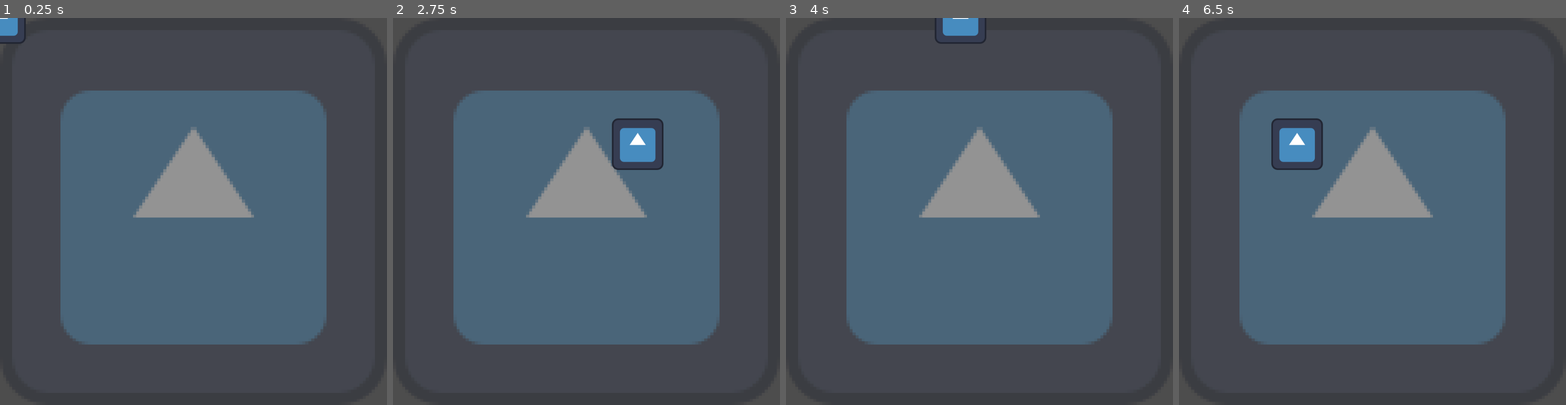
Above: before the commit, frames 1-4 (left to right).
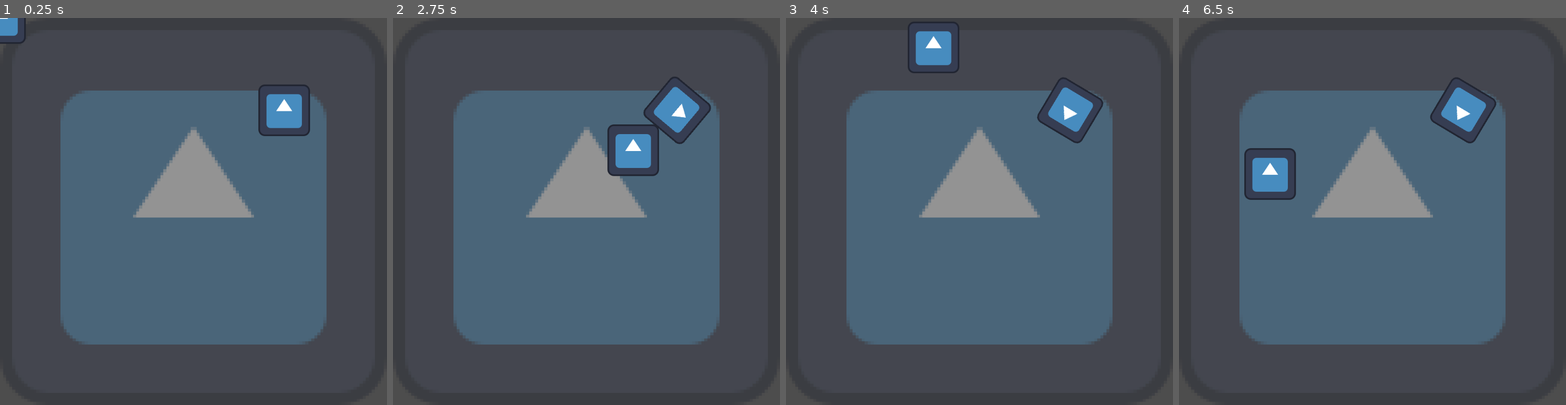
Above: after the commit, the same moments.

Repository: 4wardAerial/TextGame
Game: Godot game, scene res://scenes/main.tscn
Same seed, same stepped clock (60 frames per second), same inputs: the game is played once before the commit and once after it. The engine's default icon, where the game draws it, is replaced by a stand-in: a white triangle on a blue panel in a dark square.
Inputs:
- Up to frame 1 (0.25 s): no input
- Up to frame 2 (2.75 s): tap Enter at 0.5 s; hold D (right) 0.53-1.28 s; hold Space (space) 0.53-1.28 s; tap Shift (shift) at 0.6, 1.55, 2.1 s; hold S (down) 1.28-2.03 s; tap Space (space) at 1.35 s; hold D (right) from 2.03 s (still down); hold Space (space) from 2.03 s (still down)
- Up to frame 3 (4 s): release D (right) at 2.78 s; release Space (space) at 2.78 s; hold W (up) 2.78-3.53 s; tap Space (space) at 2.85 s; tap Shift (shift) at 3.05, 3.6 s; hold A (left) from 3.53 s (still down); hold Space (space) from 3.53 s (still down)
- Up to frame 4 (6.5 s): release Space (space) at 4.28 s; tap Space (space) at 4.35, 5.85 s; tap Shift (shift) at 4.55, 5.1, 6.05 s; release A (left) at 5.03 s; hold S (down) 5.03-5.78 s; hold Space (space) 5.03-5.78 s; hold D (right) from 5.78 s (still down)

The runs differ from the first frame. In frame 1, 1.6% of the frame differs, in the area x 66-81%, y 17-31%; in frame 2, 2.9%; in frame 3, 3.0%; in frame 4, 4.7%, in the area x 16-82%, y 15-47%.

Commit message:
Adds NPC node that rotates based on player interaction with Area2D

Diff:
--- a/project.godot
+++ b/project.godot
@@ -19,7 +19,7 @@
 
 window/size/viewport_width=960
 window/size/viewport_height=960
-window/size/resizable=false
+window/size/initial_position_type=0
 window/stretch/mode="viewport"
 window/stretch/scale_mode="integer"
 
--- a/scenes/main.tscn
+++ b/scenes/main.tscn
@@ -1,7 +1,8 @@
-[gd_scene load_steps=3 format=3 uid="uid://v0o14mm34ho1"]
+[gd_scene load_steps=4 format=3 uid="uid://v0o14mm34ho1"]
 
 [ext_resource type="PackedScene" uid="uid://kp173fau30ly" path="res://scenes/player.tscn" id="1_o5qli"]
 [ext_resource type="Texture2D" uid="uid://5a5agig183fn" path="res://icon.svg" id="2_0wfyh"]
+[ext_resource type="PackedScene" uid="uid://bdc5p1v248li5" path="res://scenes/npc.tscn" id="3_sugp2"]
 
 [node name="main" type="Node2D"]
 
@@ -12,3 +13,6 @@
 texture = ExtResource("2_0wfyh")
 
 [node name="player" parent="." instance=ExtResource("1_o5qli")]
+
+[node name="npc" parent="." instance=ExtResource("3_sugp2")]
+position = Vector2(705, 229)
--- /dev/null
+++ b/scenes/npc.tscn
@@ -0,0 +1,31 @@
+[gd_scene load_steps=5 format=3 uid="uid://bdc5p1v248li5"]
+
+[ext_resource type="Script" uid="uid://jad4jbxln1t4" path="res://scenes/scripts/npc.gd" id="1_abqhh"]
+[ext_resource type="Texture2D" uid="uid://5a5agig183fn" path="res://icon.svg" id="1_nh2m4"]
+
+[sub_resource type="RectangleShape2D" id="RectangleShape2D_abqhh"]
+
+[sub_resource type="CircleShape2D" id="CircleShape2D_abqhh"]
+
+[node name="npc" type="StaticBody2D"]
+script = ExtResource("1_abqhh")
+
+[node name="npcSprite" type="Sprite2D" parent="."]
+texture = ExtResource("1_nh2m4")
+
+[node name="npcCollision" type="CollisionShape2D" parent="."]
+scale = Vector2(6.04, 6.04)
+shape = SubResource("RectangleShape2D_abqhh")
+debug_color = Color(0.658824, 0.513726, 0.14902, 0.239216)
+
+[node name="npcInteractiveArea" type="Area2D" parent="."]
+
+[node name="npcAreaCollision" type="CollisionShape2D" parent="npcInteractiveArea"]
+position = Vector2(3.55266e-14, 122)
+rotation = 3.14159
+scale = Vector2(14.6012, 14.3923)
+shape = SubResource("CircleShape2D_abqhh")
+debug_color = Color(0.235294, 0.635294, 0.0588235, 0.282353)
+
+[connection signal="area_entered" from="npcInteractiveArea" to="." method="_on_npc_interactive_area_area_entered"]
+[connection signal="area_exited" from="npcInteractiveArea" to="." method="_on_npc_interactive_area_area_exited"]
--- a/scenes/player.tscn
+++ b/scenes/player.tscn
@@ -1,9 +1,12 @@
-[gd_scene load_steps=4 format=3 uid="uid://kp173fau30ly"]
+[gd_scene load_steps=5 format=3 uid="uid://kp173fau30ly"]
 
 [ext_resource type="Texture2D" uid="uid://5a5agig183fn" path="res://icon.svg" id="1_3vyb7"]
 [ext_resource type="Script" uid="uid://grm1mmj0tsvd" path="res://scenes/scripts/player.gd" id="1_g2els"]
 
 [sub_resource type="RectangleShape2D" id="RectangleShape2D_3vyb7"]
+
+[sub_resource type="CircleShape2D" id="CircleShape2D_g2els"]
+radius = 16.5012
 
 [node name="player" type="CharacterBody2D"]
 script = ExtResource("1_g2els")
@@ -12,6 +15,15 @@
 texture = ExtResource("1_3vyb7")
 
 [node name="playerCollision" type="CollisionShape2D" parent="."]
-scale = Vector2(6.28, 6.28)
+scale = Vector2(6.04, 6.04)
 shape = SubResource("RectangleShape2D_3vyb7")
 debug_color = Color(0.960784, 0.196078, 0, 0.168627)
+
+[node name="playerInteractiveArea" type="Area2D" parent="."]
+
+[node name="playerAreaCollision" type="CollisionShape2D" parent="playerInteractiveArea"]
+position = Vector2(1.73472e-18, 3.8147e-06)
+rotation = 1.57079
+scale = Vector2(10, 10)
+shape = SubResource("CircleShape2D_g2els")
+debug_color = Color(0.235294, 0.635294, 0.0588235, 0.282353)
--- /dev/null
+++ b/scenes/scripts/npc.gd
@@ -0,0 +1,24 @@
+extends StaticBody2D
+
+@onready var npc_sprite: Sprite2D = $npcSprite
+var is_focusing: bool = false
+var focused_area: Area2D = null
+
+# Rotates the NPC so it faces what entered its area
+func turn_to_area(area: Area2D):
+	var angle = global_position.angle_to_point(area.global_position)
+	var tween = get_tree().create_tween()
+	# Corrects the angle to stop tween from looping back
+	angle = lerp_angle(rotation, angle, 0.5)
+	tween.tween_property(self, "rotation", angle, 0.25)
+
+func _process(_delta: float) -> void:
+	if is_focusing:
+		turn_to_area(focused_area)
+
+func _on_npc_interactive_area_area_entered(area: Area2D) -> void:
+	is_focusing = true
+	focused_area = area
+
+func _on_npc_interactive_area_area_exited(area: Area2D) -> void:
+	is_focusing = false
--- a/scenes/scripts/player.gd
+++ b/scenes/scripts/player.gd
@@ -4,22 +4,25 @@
 var is_walking: bool = false
 var is_running: bool = false
 
-func get_movement()-> void:
+func get_movement() -> void:
 	var input_direction = Input.get_vector("left", "right", "up", "down")
 	velocity = input_direction * speed
-	is_running = false if velocity == Vector2(0, 0) else true
+	# Sets it to true if moving, false if not
+	is_walking = false if velocity == Vector2(0, 0) else true
 
-func get_accel_input()-> void:
+func get_accel_input() -> void:
 	if Input.is_action_just_pressed("shift"):
 		is_running = true
-		print("RUNNING!")
 		speed = 600
 	if Input.is_action_just_released("shift"):
 		is_running = false
-		print("WALKING!")
 		speed = 400
 
-func _physics_process(_delta: float):
+func _input(space: InputEvent) -> void:
+	if (space.is_action_pressed("space")):
+		print("ACTION!")
+
+func _process(_delta: float) -> void:
 	get_movement()
 	get_accel_input()
 	move_and_slide()
Not shown, added: scenes/scripts/npc.gd.uid
